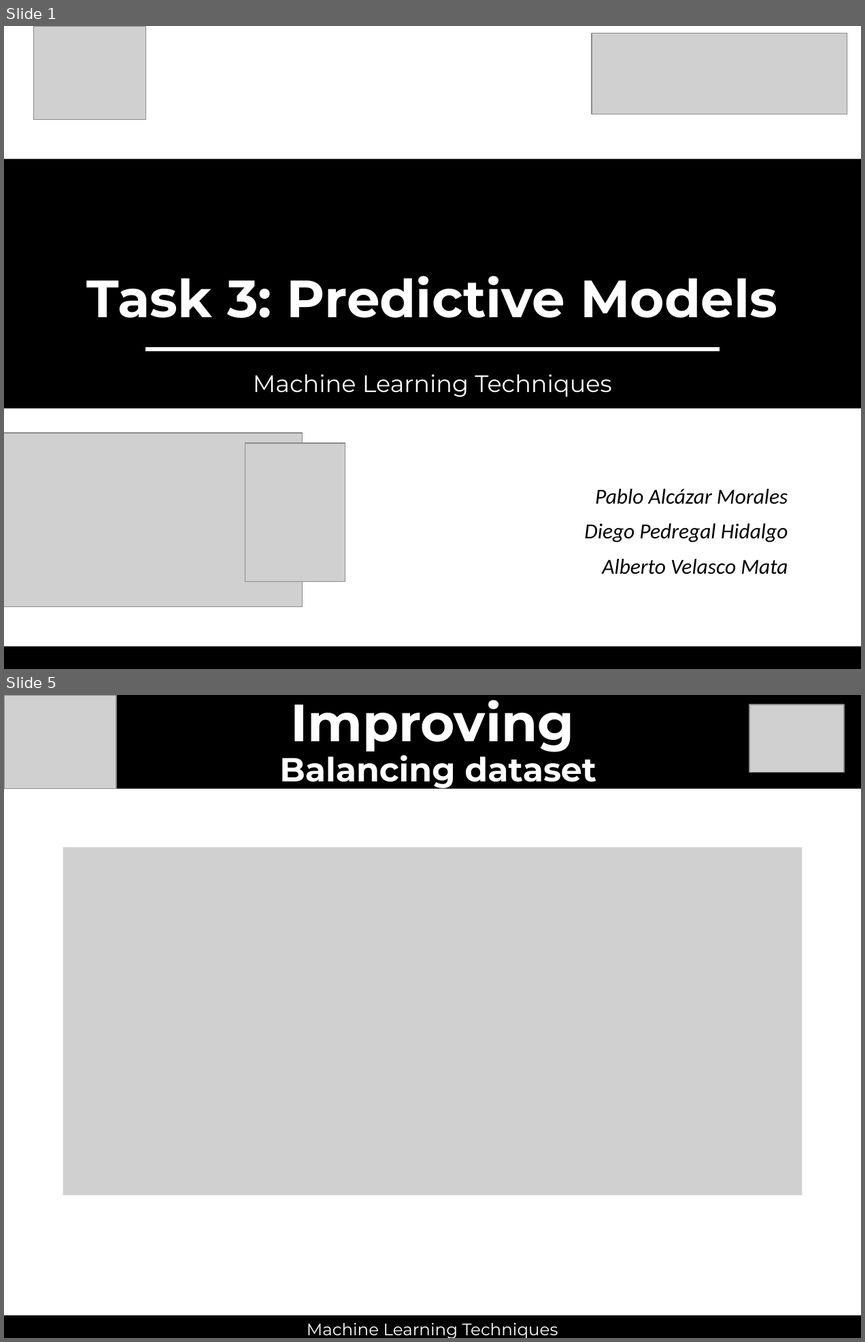
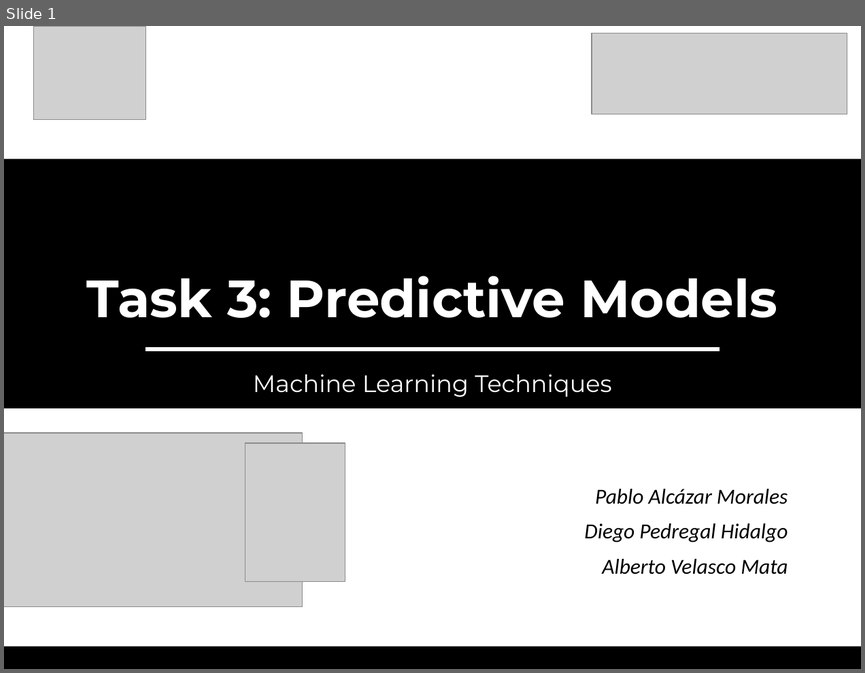
Before and after one commit to thmasker/ML_lab, a slide deck: Task3/doc/Task3.pptx. Shown one above the other, each under a label of ours: slides 1 and 5 before the commit, slide 1 after it; the slides between them are not shown. The pictures are 865x1342 and 865x673 pixels, drawn with LibreOffice and Linux fonts; fonts in the diff are those of the drawing; grey boxes stand for pictures. Boxes give left, top, right and bottom in pixels: in the first picture for what was removed or moved away, otherwise in the second. Text is boxed around its words. In the diff, an @@ line names an element or a change of style, - is before the commit and + after.

```diff
--- a/Task3/doc/Task3.pptx
+++ b/Task3/doc/Task3.pptx
@@ slide 5 removed at bbox=[4, 695, 861, 1338], background #FFFFFF @@
@@ rectangle removed at bbox=[4, 695, 861, 788] @@
@@ picture removed at bbox=[4, 695, 116, 788] @@
@@ text removed at bbox=[290, 700, 575, 752] @@
-Improving
@@ picture removed at bbox=[749, 705, 844, 772] @@
@@ text removed at bbox=[279, 749, 596, 790] @@
-Balancing dataset
@@ picture removed at bbox=[63, 847, 802, 1195] @@
@@ rectangle removed at bbox=[4, 1315, 861, 1338] @@
@@ text removed at bbox=[307, 1322, 558, 1338] @@
-Machine Learning Techniques
```
Also in this commit, not shown: 3 slides changed, 6 slides added, 4 other slides removed.
